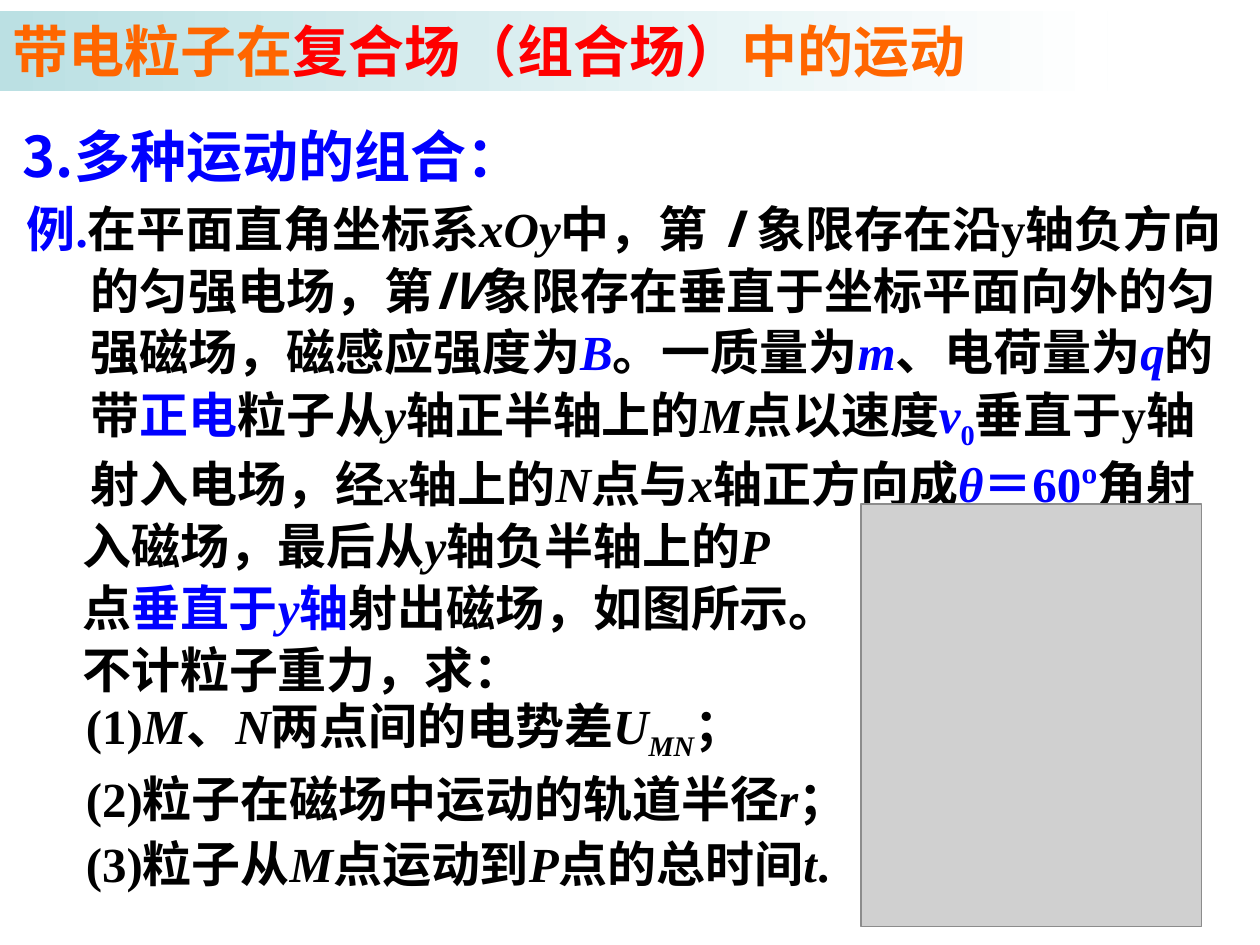
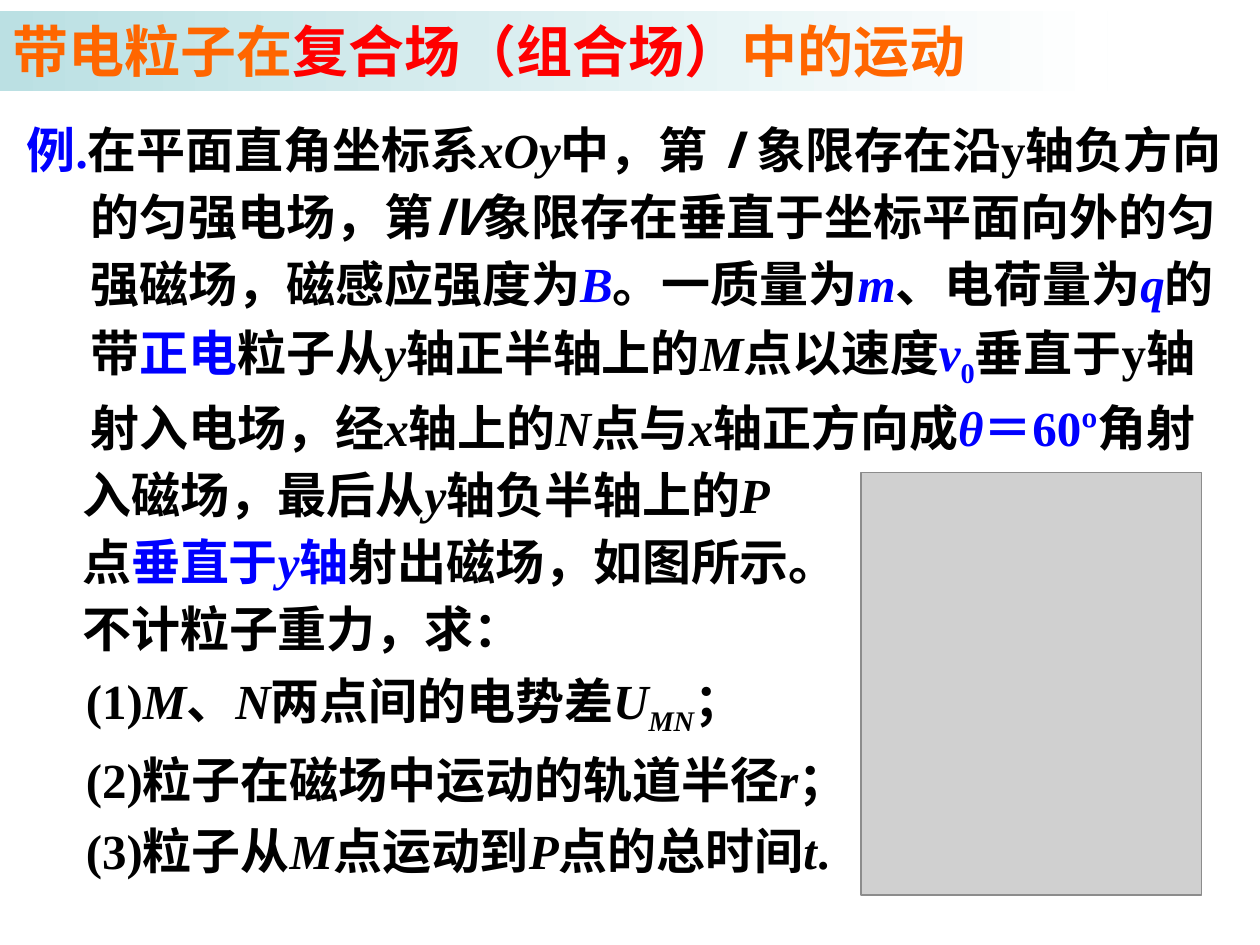
Before and after one commit to saddestboy/wuli2, a slide deck: slide 39 of 3.6 带电粒子在匀强磁场中的运动/3.6b 带电粒子在匀强磁场中的运动 （习题课）.ppt (slide 34 before the commit). Drawn at 1260x945 pixels with LibreOffice and Linux fonts; fonts in the diff are those of the drawing; grey boxes stand for pictures. Boxes give left, top, right and bottom in pixels: in the first picture for what was removed or moved away, otherwise in the second. Text is boxed around its words. In the diff, an @@ line names an element or a change of style, - is before the commit and + after.

```diff
--- a/3.6 带电粒子在匀强磁场中的运动/3.6b 带电粒子在匀强磁场中的运动 （习题课）.ppt
+++ b/3.6 带电粒子在匀强磁场中的运动/3.6b 带电粒子在匀强磁场中的运动 （习题课）.ppt
@@ text "例.在平面直角坐标系xOy中，第Ⅰ象限存在沿y轴负方向的匀强电场，第Ⅳ象限存在垂直于坐标平面向外的匀强磁场，磁感应强度为 ...": place and size @@
-text "例.在平面直角坐标系xOy中，第Ⅰ象限存在沿y轴负方向的匀强电场，第Ⅳ象限存在垂直于坐标平面向外的匀强磁场，磁感应强度为 ..." at box(27, 205, 1214, 695)
+text "例.在平面直角坐标系xOy中，第Ⅰ象限存在沿y轴负方向的匀强电场，第Ⅳ象限存在垂直于坐标平面向外的匀强磁场，磁感应强度为 ..." at box(27, 126, 1214, 654)
@@ text "例.在平面直角坐标系xOy中，第Ⅰ象限存在沿y轴负方向的匀强电场，第Ⅳ象限存在垂直于坐标平面向外的匀强磁场，磁感应强度为 ..." at box(27, 126, 1214, 654): line spacing 1.05 to 1.14 @@
@@ text removed at box(23, 129, 523, 183) @@
-3.多种运动的组合：
@@ picture: place and size @@
-picture at box(861, 504, 1201, 926)
+picture at box(861, 472, 1201, 895)
@@ text "(1)M、N两点间的电势差UMN；": place and size @@
-text "(1)M、N两点间的电势差UMN；" at box(86, 706, 847, 891)
+text "(1)M、N两点间的电势差UMN；" at box(86, 681, 847, 878)
@@ text "(1)M、N两点间的电势差UMN；" at box(86, 681, 847, 878): line spacing 1.1 to 1.2 @@
```
Also in this commit, not shown: 21 other slides changed, 6 slides added, 5 slides removed.
